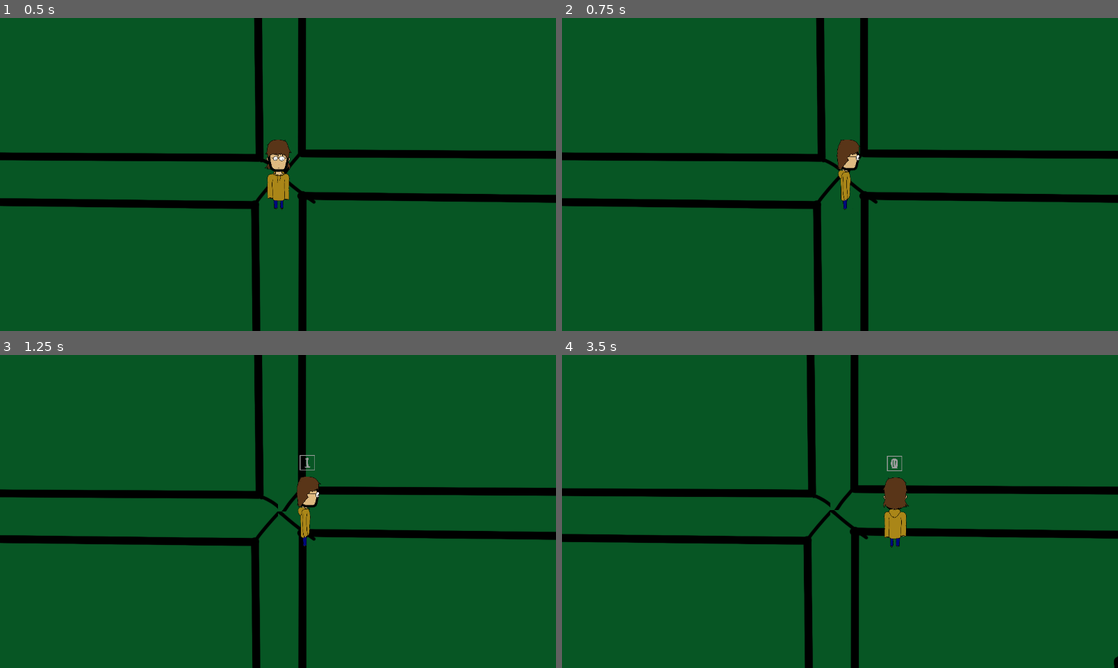
Above: before the commit, frames 1-4 (two rows, left to right).
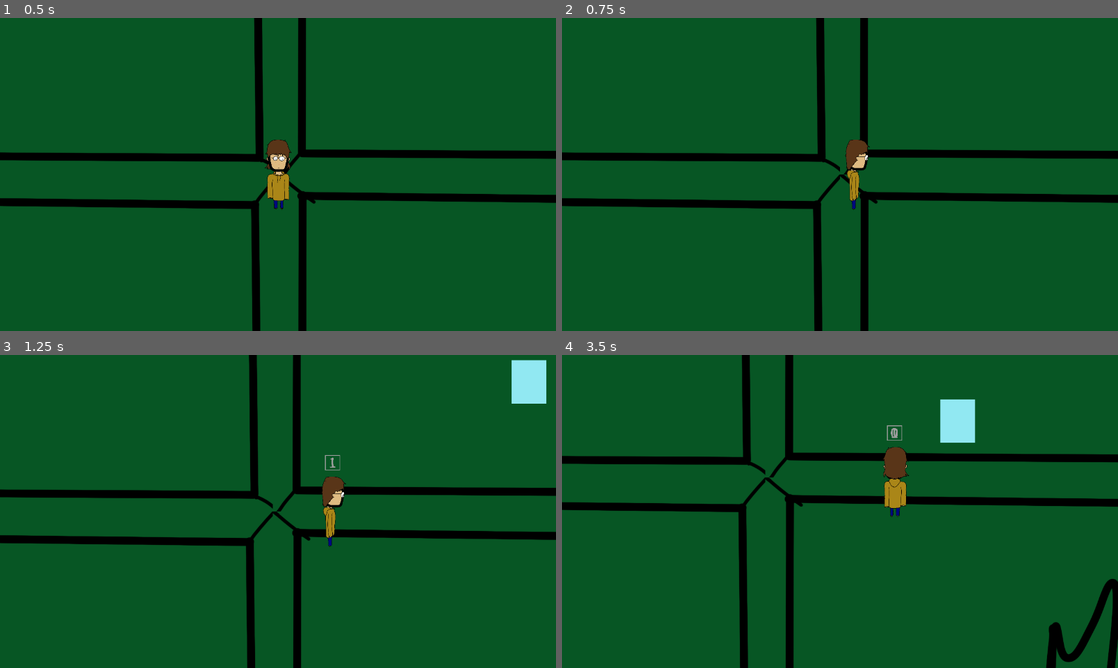
Above: after the commit, the same moments.

Repository: CeylenGames/5thAlakajam
Game: Godot game, scene res://World.tscn
The game is run twice, just before and just after one commit, with the same random seed, the same clock (stepped at 60 frames per second) and the same inputs.
Inputs:
- Up to frame 1 (0.5 s): no input
- Up to frame 2 (0.75 s): tap Enter at 0.5 s; hold Right (ui_right) from 0.53 s (still down); tap Keypad 0 (combo_0) at 0.6 s
- Up to frame 3 (1.25 s): keep holding Right (ui_right); tap Space (ui_select) at 0.77 s
- Up to frame 4 (3.5 s): release Right (ui_right) at 1.28 s; hold Down (ui_down) 1.28-2.03 s; tap Keypad 1 (combo_1) at 1.35, 2.85 s; tap Space (ui_select) at 1.52, 3.02 s; hold Right (ui_right) 2.03-2.78 s; tap Keypad 0 (combo_0) at 2.1 s; hold Up (ui_up) from 2.78 s (still down)

Frame 1 is identical in both runs. In frame 2, 0.8% of the frame differs, in the area x 49-56%, y 38-62%; in frame 3, 5.8%; in frame 4, 17%, in the area x 0-100%, y 0-100%.

Commit message:
enemy pathfinding okay

Diff:
--- /dev/null
+++ b/Prefabs/Enemy.tscn
@@ -0,0 +1,25 @@
+[gd_scene load_steps=4 format=2]
+
+[ext_resource path="res://Scripts/Enemy.gd" type="Script" id=1]
+[ext_resource path="res://images/Perso_tmp.png" type="Texture" id=2]
+
+[sub_resource type="RectangleShape2D" id=1]
+
+custom_solver_bias = 0.0
+extents = Vector2( 40, 50 )
+
+[node name="Enemy" type="KinematicBody2D"]
+
+input_pickable = false
+collision_layer = 1
+collision_mask = 1
+collision/safe_margin = 0.08
+script = ExtResource( 1 )
+
+[node name="Sprite" type="Sprite" parent="." index="0"]
+
+texture = ExtResource( 2 )
+
+[node name="CollisionShape2D" type="CollisionShape2D" parent="." index="1"]
+
+shape = SubResource( 1 )
--- a/Prefabs/Player.tscn
+++ b/Prefabs/Player.tscn
@@ -30,7 +30,7 @@
 radius = 10.0
 height = 60.0
 
-[node name="Player" type="KinematicBody2D" index="0"]
+[node name="Player" type="KinematicBody2D"]
 
 input_pickable = false
 collision_layer = 1
--- /dev/null
+++ b/Scripts/Enemy.gd
@@ -0,0 +1,39 @@
+extends KinematicBody2D
+
+var is_ready = false
+
+var nav_node
+var player
+
+var path
+
+var index = 0
+var vector = Vector2()
+var Speed = 100
+
+func _physics_process(delta):
+	if is_ready:
+		move(delta)
+
+func set_nav(nav, pl):
+	nav_node = nav
+	player = pl
+	path =  get_path()
+	is_ready = true
+
+func move(delta):
+	if index != 0:
+		var vector = path[index] - path[index-1]
+		vector = vector.normalized()
+		move_and_slide(vector * Speed)
+	else:
+		var vector = -path[index].normalized()
+	if vector == Vector2():
+		if index != path.size() - 1:
+			index += 1
+		else:
+			path = get_path()
+	move_and_slide(vector * Speed)
+
+func get_path():
+	return nav_node.get_simple_path(position, player.position)
--- a/Scripts/Player.gd
+++ b/Scripts/Player.gd
@@ -1,7 +1,7 @@
 extends KinematicBody2D
 
 # Movement
-export (float) var Speed = 100
+export (float) var Speed = 200
 var velocity = Vector2()
 
 export (PackedScene) var Combo_Indic
--- /dev/null
+++ b/Scripts/Spawner.gd
@@ -0,0 +1,12 @@
+extends Node2D
+
+export (NodePath) var nav
+export (PackedScene) var Enemy
+export (NodePath) var Player
+export (NodePath) var EnemyContainer
+
+func spawn_enemy():
+	var enemy = Enemy.instance()
+	enemy.position = position
+	get_node(EnemyContainer).add_child(enemy)
+	enemy.set_nav(get_node(nav), get_node(Player))
--- a/World.tscn
+++ b/World.tscn
@@ -1,13 +1,23 @@
-[gd_scene load_steps=4 format=2]
+[gd_scene load_steps=7 format=2]
 
 [ext_resource path="res://Prefabs/Player.tscn" type="PackedScene" id=1]
 [ext_resource path="res://Prefabs/Combo.tscn" type="PackedScene" id=2]
 [ext_resource path="res://images/maptete.png" type="Texture" id=3]
+[ext_resource path="res://Scripts/Spawner.gd" type="Script" id=4]
+[ext_resource path="res://Prefabs/Enemy.tscn" type="PackedScene" id=5]
 
-[node name="World" type="Node"]
+[sub_resource type="NavigationPolygon" id=1]
+
+vertices = PoolVector2Array( 3840, -1080, 3840, 2160, -1920, 2160, -1920, -1080 )
+polygons = [ PoolIntArray( 0, 1, 2, 3 ) ]
+outlines = [ PoolVector2Array( -1920, -1080, -1920, 2160, 3840, 2160, 3840, -1080 ) ]
+
+[node name="World" type="Node" index="0"]
 
 [node name="Player" parent="." index="0" instance=ExtResource( 1 )]
 
+editor/display_folded = true
+Speed = 200
 Combo_Indic = ExtResource( 2 )
 Combo_Indic_Pos = Vector2( -20, -130 )
 
@@ -52,6 +62,7 @@
 
 [node name="ParallaxLayer" type="ParallaxLayer" parent="ParallaxBackground" index="0"]
 
+editor/display_folded = true
 motion_scale = Vector2( 1, 1 )
 motion_offset = Vector2( 0, 0 )
 motion_mirroring = Vector2( 0, 0 )
@@ -147,3 +158,31 @@
 __meta__ = {
 "_edit_lock_": true
 }
+
+[node name="Navigation2D" type="Navigation2D" parent="." index="2"]
+
+[node name="NavigationPolygonInstance" type="NavigationPolygonInstance" parent="Navigation2D" index="0"]
+
+navpoly = SubResource( 1 )
+enabled = true
+
+[node name="Spawner" type="Node2D" parent="." index="3"]
+
+editor/display_folded = true
+position = Vector2( 610, -310 )
+script = ExtResource( 4 )
+nav = NodePath("../Navigation2D")
+Enemy = ExtResource( 5 )
+Player = NodePath("../Player")
+EnemyContainer = NodePath("../Enemies")
+
+[node name="Timer" type="Timer" parent="Spawner" index="0"]
+
+process_mode = 1
+wait_time = 1.0
+one_shot = true
+autostart = true
+
+[node name="Enemies" type="Node2D" parent="." index="4"]
+
+[connection signal="timeout" from="Spawner/Timer" to="Spawner" method="spawn_enemy"]
--- a/default_bus_layout.tres
+++ /dev/null
@@ -1,10 +0,0 @@
-[gd_resource type="AudioBusLayout" format=2]
-
-[resource]
-
-bus/0/name = "Master"
-bus/0/solo = false
-bus/0/mute = false
-bus/0/bypass_fx = false
-bus/0/volume_db = 0.0
-bus/0/send = ""
